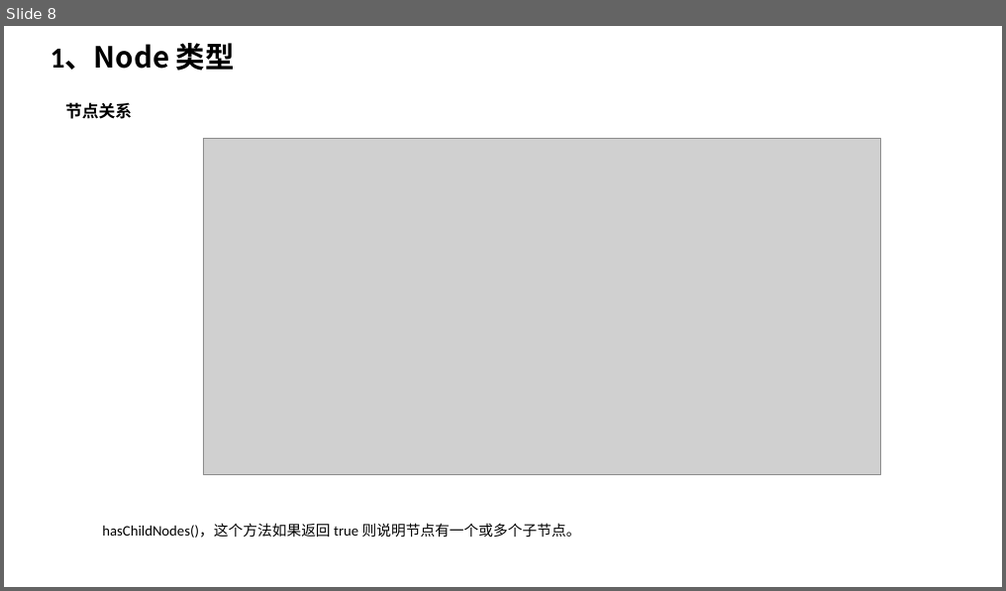
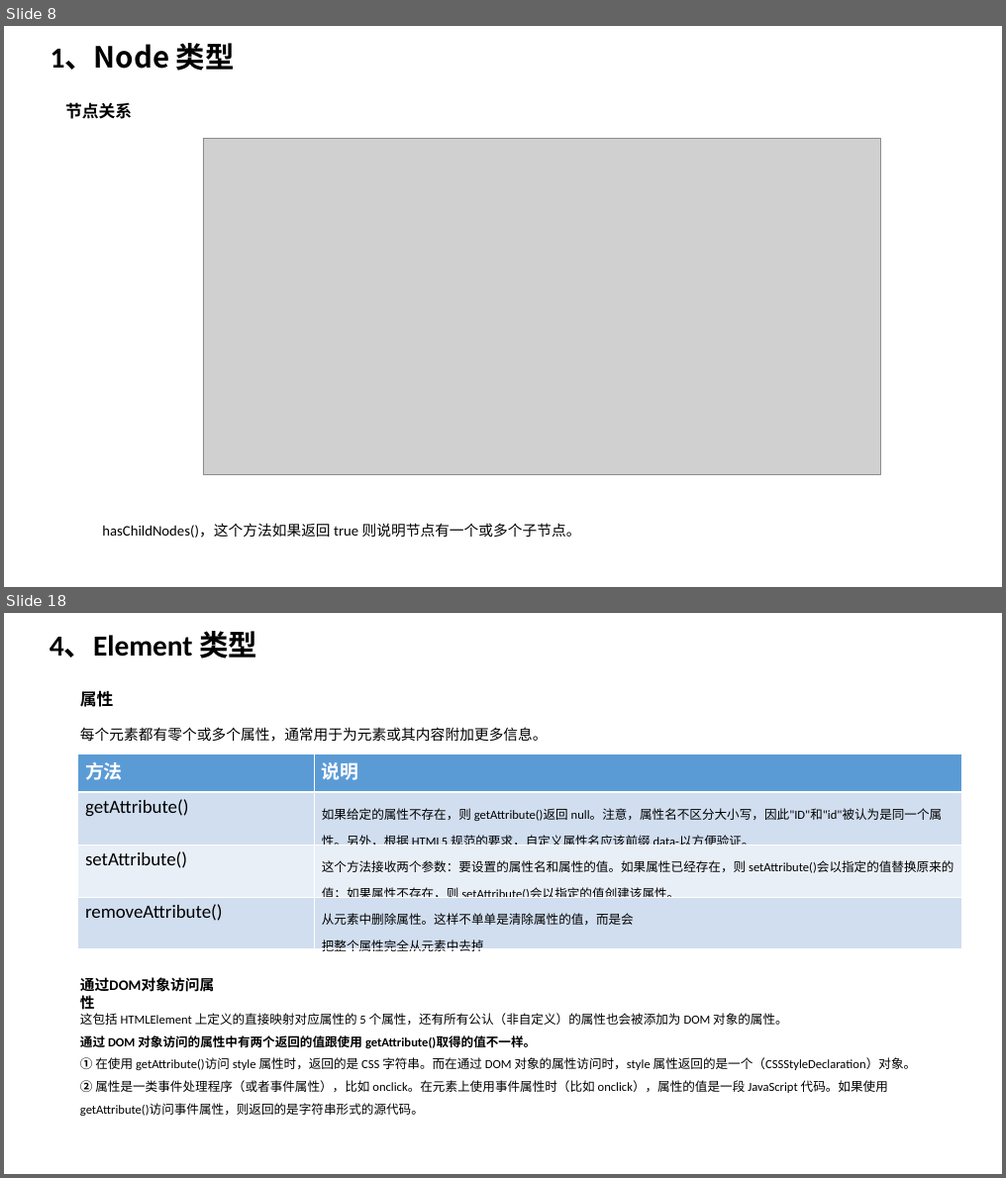
Before and after one commit to TshSophie/OnlineNotes, a slide deck: 读书笔记/JavaScript高级程序设计第四版 ppt版本/第十四章 DOM.pptx. Shown one above the other, each under a label of ours: slide 8 before the commit, slides 8 and 18 after it; the slides between them are not shown. The pictures are 1006x591 and 1006x1178 pixels, drawn with LibreOffice and Linux fonts; fonts in the diff are those of the drawing; grey boxes stand for pictures. Boxes give left, top, right and bottom in pixels: in the first picture for what was removed or moved away, otherwise in the second. Text is boxed around its words. In the diff, an @@ line names an element or a change of style, - is before the commit and + after.

```diff
--- a/读书笔记/JavaScript高级程序设计第四版 ppt版本/第十四章 DOM.pptx
+++ b/读书笔记/JavaScript高级程序设计第四版 ppt版本/第十四章 DOM.pptx
@@ slide 18 added at [4, 613, 1002, 1174], background #FFFFFF @@
@@ text added at [50, 631, 257, 659], 28 pt, text #000000, bold @@
+4、Element 类型
@@ text added at [80, 690, 114, 707], 16 pt, text #000000, bold @@
+属性
@@ text added at [80, 727, 548, 742], 14 pt, text #000000 @@
+每个元素都有零个或多个属性，通常用于为元素或其内容附加更多信息。
@@ table added at [78, 754, 962, 959], 4 rows, 2 columns @@
+方法 | 说明
+getAttribute() | 如果给定的属性不存在，则 getAttribute()返回 null。注意，属性名不区分大小写，因此"ID"和"id"被认为是同一个属性。另外，根据 HTML5 规范的要求，自定义属性名应该前缀 data-以方便验证。
+setAttribute() | 这个方法接收两个参数：要设置的属性名和属性的值。如果属性已经存在，则 setAttribute()会以指定的值替换原来的值；如果属性不存在，则 setAttribute()会以指定的值创建该属性。
+removeAttribute() | 从元素中删除属性。这样不单单是清除属性的值，而是会 / 把整个属性完全从元素中去掉
@@ text added at [80, 977, 214, 992], 14 pt, text #000000, bold @@
+通过DOM对象访问属性
@@ text added at [80, 1013, 917, 1116], 12 pt, text #000000 @@
+这包括 HTMLElement 上定义的直接映射对应属性的 5 个属性，还有所有公认（非自定义）的属性也会被添加为 DOM 对象的属性。
+通过 DOM 对象访问的属性中有两个返回的值跟使用 getAttribute()取得的值不一样。
+① 在使用 getAttribute()访问 style 属性时，返回的是 CSS 字符串。而在通过 DOM 对象的属性访问时，style 属性返回的是一个（CSSStyleDeclaration）对象。
+② 属性是一类事件处理程序（或者事件属性），比如 onclick。在元素上使用事件属性时（比如 onclick），属性的值是一段 JavaScript 代码。如果使用 getAttribute()访问事件属性，则返回的是字符串形式的源代码。
```
Also in this commit, not shown: 6 slides changed, 7 other slides added, 4 other files.
